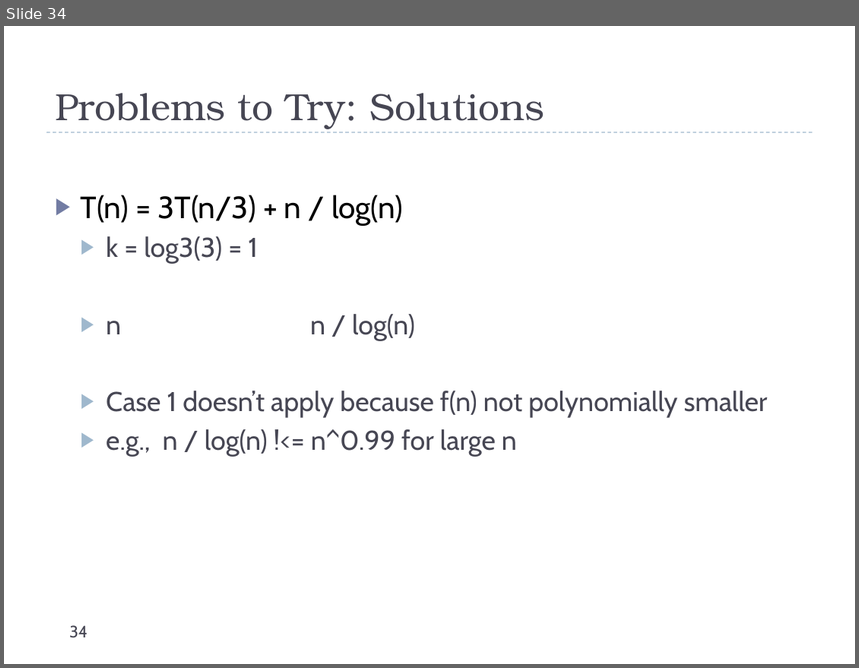
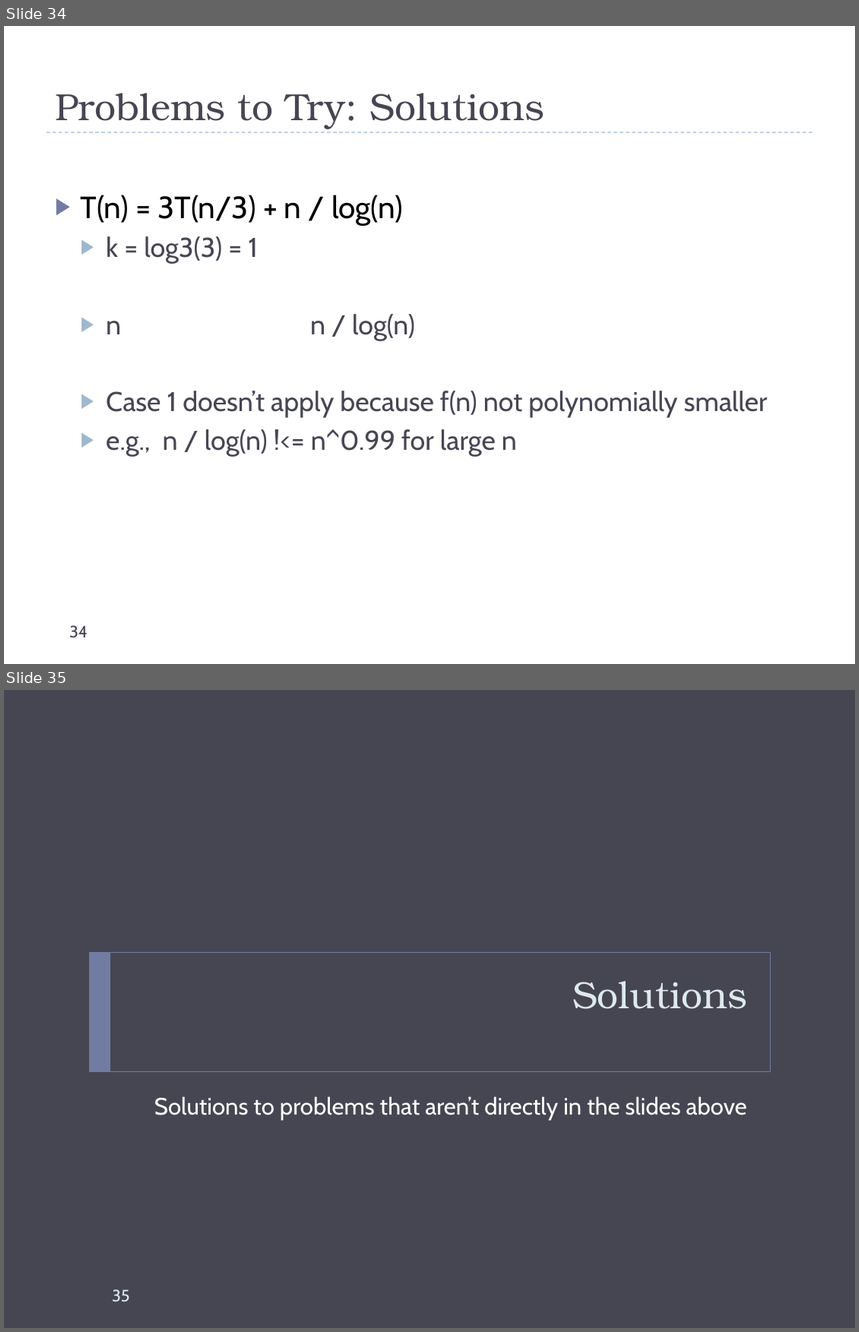
Before and after one commit to uva-cs/cs4102-f21, a slide deck: slides/recurrences.pptx. Shown one above the other, each under a label of ours: slide 34 before the commit, slides 34 and 35 after it. The pictures are 859x668 and 859x1332 pixels, drawn with LibreOffice and Linux fonts; fonts in the diff are those of the drawing. Boxes give left, top, right and bottom in pixels: in the first picture for what was removed or moved away, otherwise in the second. Text is boxed around its words. In the diff, an @@ line names an element or a change of style, - is before the commit and + after.

```diff
--- a/slides/recurrences.pptx
+++ b/slides/recurrences.pptx
@@ slide 35 added at (x1=4, y1=690, x2=855, y2=1328), background #464653 @@
@@ rectangle added at (x1=89, y1=952, x2=770, y2=1072), outline #727CA3 0.5 pt @@
@@ rectangle added at (x1=89, y1=952, x2=110, y2=1072), fill #727CA3 @@
@@ title added at (x1=572, y1=981, x2=747, y2=1009), 32 pt, text #DDE9EC @@
+Solutions
@@ text added at (x1=154, y1=1097, x2=747, y2=1120), 20 pt, text #FFFFFF @@
+Solutions to problems that aren’t directly in the slides above
@@ page number added at (x1=112, y1=1290, x2=130, y2=1303), 14 pt, text #DDE9EC @@
+35
```
Also in this commit, not shown: 1 slide changed, 7 other slides added.
